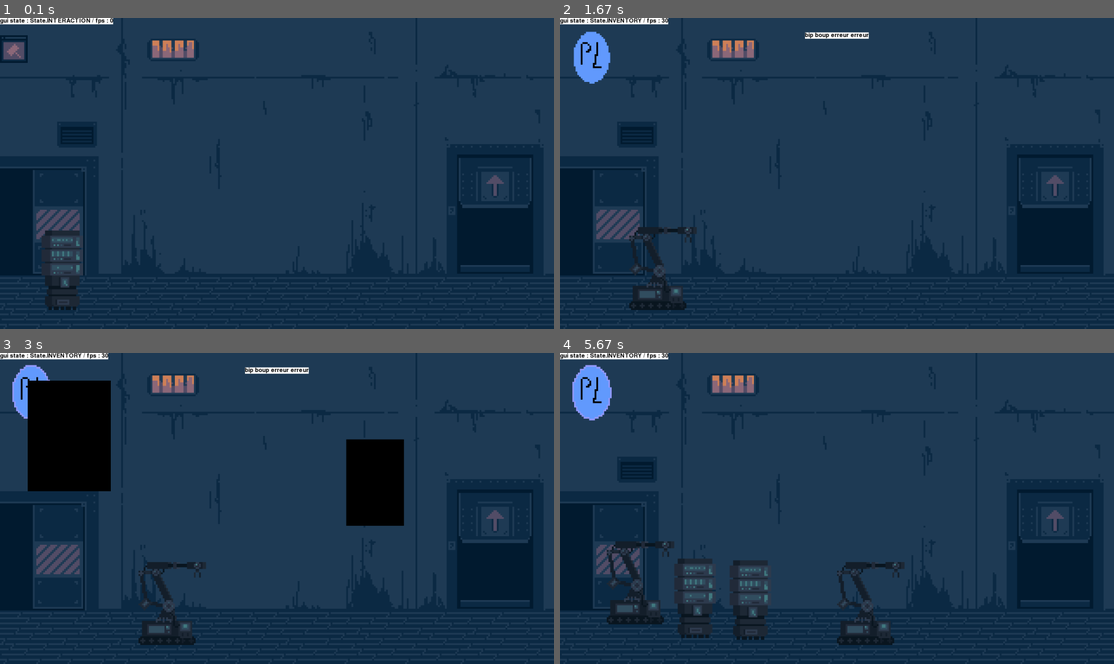
Above: before the commit, frames 1-4 (two rows, left to right).
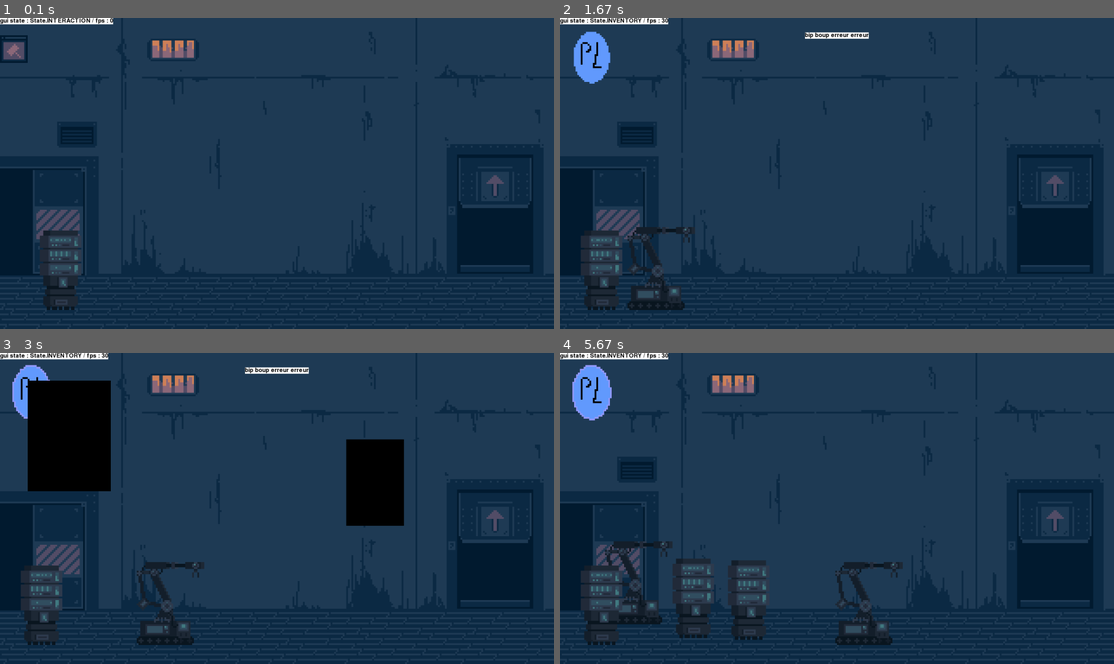
Above: after the commit, the same moments.

Repository: PouchyCorp/TrophNSI
Game: pygame game, started from sources/main.py
Two runs of this game, one before a commit and one after it. Both use one fixed random seed, a clock stepped at 60 frames per second and the inputs below.
Inputs (mouse positions are in pixels of both pictures, inside the frame that each line leads up to):
- Up to frame 1 (0.1 s): no input
- Up to frame 2 (1.67 s): tap N at 0.33 s; hold Up 0.67-1.13 s; tap Space at 0.73, 1.03, 1.57 s; tap B at 0.82 s; click (626, 101) at 1.22 s; hold Down from 1.5 s (still down)
- Up to frame 3 (3 s): release Down at 1.8 s; click (33, 393) at 1.88 s; hold Up 2.17-2.53 s; tap Space at 2.23, 2.63 s; hold Down 2.57-2.93 s; hold Up from 2.97 s (still down)
- Up to frame 4 (5.67 s): tap Space at 3.03, 3.37, 3.7, 4.1, 4.5, 4.83, 5.17, 5.57 s; tap B at 3.12, 4.18, 5.25 s; release Up at 3.27 s; hold Down 3.3-3.6 s; hold Up 3.63-4 s; hold Down 4.03-4.4 s; hold Up 4.43-4.73 s; hold Down 4.77-5.07 s; hold Up 5.1-5.47 s; hold Down from 5.5 s (still down)

The runs differ from the first frame. In frame 1, 0.2% of the frame differs, in the area x 7-15%, y 68-94%; in frame 2, 1.5%; in frame 3, 1.5%; in frame 4, 2.2%, in the area x 3-63%, y 60-94%.

Commit message:
big bot ai refac

Diff:
--- a/sources/objects/bot.py
+++ b/sources/objects/bot.py
@@ -4,8 +4,8 @@
 from random import choice, randint
 import sprite
 
+
 class Bot_states(Enum):
-    WAIT_INLINE = auto()
     IDLE = auto()
     WALK = auto()
 
@@ -14,43 +14,51 @@
 class Hivemind:
     def __init__(self, line_start, line_stop) -> None:
         """supreme entity governing the bots
-            All hail the hivemind"""
-        self.bots : list[Bot | str] = ["empty","empty","empty","empty", "empty", "empty"]
+            All hail the hivemind,
+            All hail the hivemind !"""
+        self.inline_bots : list[Bot | str] = ["empty","empty","empty","empty", "empty", "empty"]
+        self.liberated_bots : list[Bot] = []
         self.line_start = line_start
         self.line_stop = line_stop
 
         assert self.line_stop > self.line_start, "stop before start"
 
-        step = (self.line_stop - self.line_start) // len(self.bots)
-        self.x_lookup_table = [(step*i)+self.line_start for i in range(len(self.bots))]
-
-        self.queued_bot_movement : dict[Bot: int] = {}
+        step = (self.line_stop - self.line_start) // len(self.inline_bots)
+        self.x_lookup_table = [(step*i)+self.line_start for i in range(len(self.inline_bots))]
 
     def add_bot(self):
-        if type(self.bots[0]) == Bot:
+        if type(self.inline_bots[0]) == Bot:
             print("can't add another bot")
             return
         else:
-            self.bots[0] = Bot(Coord(1, (self.line_start,700+randint(-50,50))))
+            self.inline_bots[0] = Bot(Coord(1, (self.line_start,700+randint(-50,50))))
 
     def free_last_bot(self):
-        self.bots[-1] = "empty"
+        if type(self.inline_bots[-1]) == Bot:
+            self.inline_bots[-1].is_inline == False
+            self.inline_bots[-1].target_coord = Coord(1,(0,0))
+            self.liberated_bots.append(self.inline_bots[-1])
+            self.inline_bots[-1] = 'empty'
+
 
     def update_bot_orders(self):
-        for bot in self.queued_bot_movement:
-            bot.move_to(self.queued_bot_movement[bot])
+        for bot in [bot for bot in self.inline_bots if type(bot) == Bot]:
+            bot.logic()
+
+        for bot in self.liberated_bots:
+            bot.logic()
 
     def order_bots(self):
         #print(self.bots)
-        for i in range(len(self.bots)-1):
-            if type(self.bots[i]) == Bot and type(self.bots[i+1]) != Bot:
+        for i in range(len(self.inline_bots)-1):
+            if type(self.inline_bots[i]) == Bot and type(self.inline_bots[i+1]) != Bot:
                 #print(f"moving bot to {self.x_lookup_table[i+1]}")
-                self.queued_bot_movement[self.bots[i]] = self.x_lookup_table[i+1]+randint(-100,100)
-                self.bots[i], self.bots[i+1] = self.bots[i+1], self.bots[i]
+                self.inline_bots[i].target_coord.x = self.x_lookup_table[i+1]+randint(-100,100)
+                self.inline_bots[i], self.inline_bots[i+1] = self.inline_bots[i+1], self.inline_bots[i]
 
     def draw(self, win : Surface):
         #list of background bots
-        list_of_bots = [bot for bot in self.bots if type(bot) == Bot]
+        list_of_bots = [bot for bot in self.inline_bots if type(bot) == Bot] + self.liberated_bots
         sorted_bots = self.sorted_bot_by_y(list_of_bots)
 
         #draw bots in background first
@@ -73,20 +81,39 @@
     def __init__(self, coord : Coord) -> None:
         self.coord = coord
         self.coord.xy = self.coord.get_pixel_perfect()
-        self.state = Bot_states.WAIT_INLINE
+        self.target_coord = self.coord.copy()
+
+        self.is_inline = True
+        self.state = Bot_states.IDLE
         self.__move_cntr = 0
         self.move_dir = "RIGHT"
         self.sprite = choice([sprite.P4,sprite.P5])
 
-    def logic(self, other_bots_inline, current_room):
+    def logic(self):
         '''finite state machine (FSM) implementation for bot ai'''
-        match self.state:
-            case Bot_states.WAIT_INLINE:
-                pass
-            case Bot_states.IDLE:
-                pass
-            case Bot_states.WALK:
-                pass
+        match self.state, self.is_inline:
+            case Bot_states.IDLE, True:
+                if self.coord.x != self.target_coord.x:
+                    self.state = Bot_states.WALK
+
+            case Bot_states.WALK ,True:
+                if self.coord.x == self.target_coord.x:
+                    self.state = Bot_states.IDLE
+
+                self.move_to(self.target_coord.x)
+                #print(f'walking to x = {self.target_coord.x}')
+
+            case Bot_states.IDLE, False:
+                if self.coord.x != self.target_coord.x:
+                    self.state = Bot_states.WALK
+
+            case Bot_states.WALK ,False:
+                if self.coord.x == self.target_coord.x:
+                    self.state = Bot_states.IDLE
+
+                self.move_to(self.target_coord.x)
+                #print(f'walking to x = {self.target_coord.x}')
+
             case _:
                 raise Exception('bot should not have this state')
 
@@ -95,17 +122,16 @@
 
     def move_to(self, target_x):
         target_x -= target_x%6
-
         assert target_x%6 == 0, "destination not pixel-perfect"
 
         if self.__move_cntr >= 0:
             if self.coord.x < target_x:
                 self.move_dir = "RIGHT"
-                self.coord = Coord(self.coord.room_num, (self.coord.x+6, self.coord.y))
+                self.coord.x += 6
 
             elif self.coord.x > target_x:
                 self.move_dir = "LEFT"
-                self.coord = Coord(self.coord.room_num, (self.coord.x-6, self.coord.y))
+                self.coord.x -= 6
 
             else:
                 #do nothing if already on target
--- a/sources/objects/coord.py
+++ b/sources/objects/coord.py
@@ -2,32 +2,32 @@
     def __init__(self, room_num : int, xy : tuple[int] = (0,0)) -> None:
         '''coordinate system for all objects'''
         self.room_num = room_num
-        self._x, self._y = xy
+        self.__x, self.__y = xy
         self.__pixelSize = 6
 
     @property
-    def x(self):
-        return self._x
+    def x(self) -> int:
+        return self.__x
 
     @x.setter
-    def x(self, value):
-        self._x = value
+    def x(self, value : int):
+        self.__x = value
 
     @property
-    def y(self):
-        return self._y
+    def y(self) -> int:
+        return self.__y
 
     @y.setter
-    def y(self, value):
-        self._y = value
+    def y(self, value: int):
+        self.__y = value
 
     @property
-    def xy(self):
-        return (self._x, self._y)
+    def xy(self) -> tuple[int]:
+        return (self.__x, self.__y)
 
     @xy.setter
-    def xy(self, value):
-        self._x, self._y = value
+    def xy(self, value : tuple[int]):
+        self.__x, self.__y = value
 
 
     def get_pixel_perfect(self, flag : int = 0, pxl : int = 0) -> tuple[int]:
@@ -47,6 +47,9 @@
             y = self.y - (self.y % self.__pixelSize)
         return (x, y)
 
+    def copy(self):
+        return Coord(self.room_num, self.xy)
+
     def __repr__(self):
         return str(self.__dict__)
 
